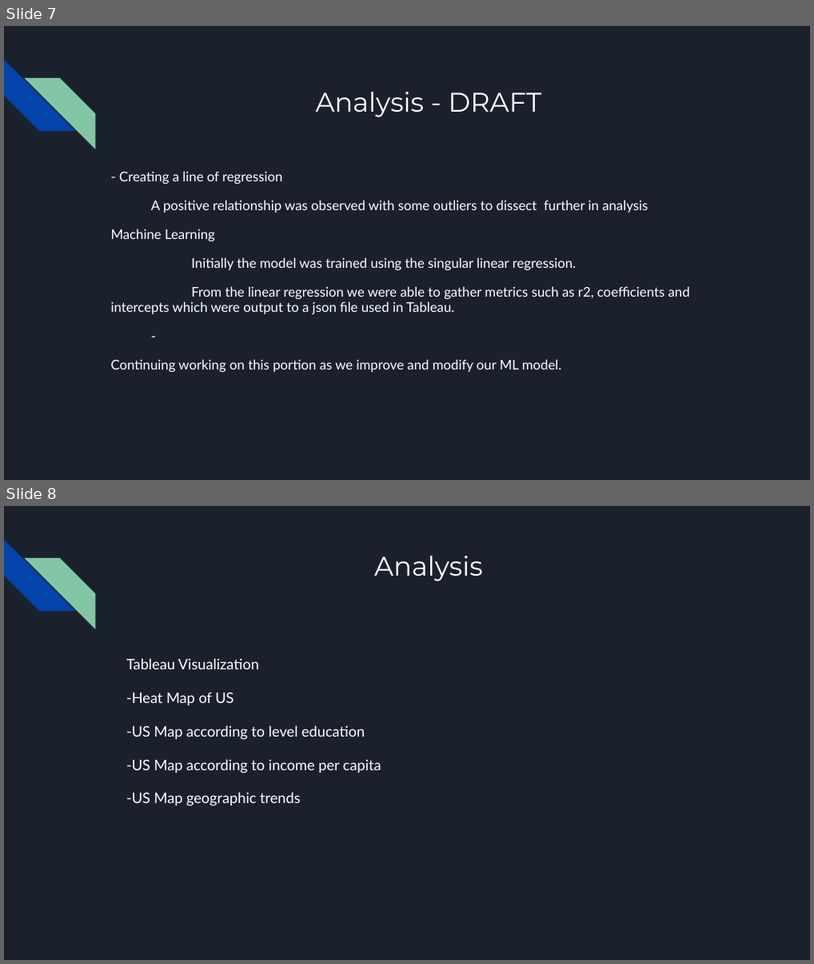
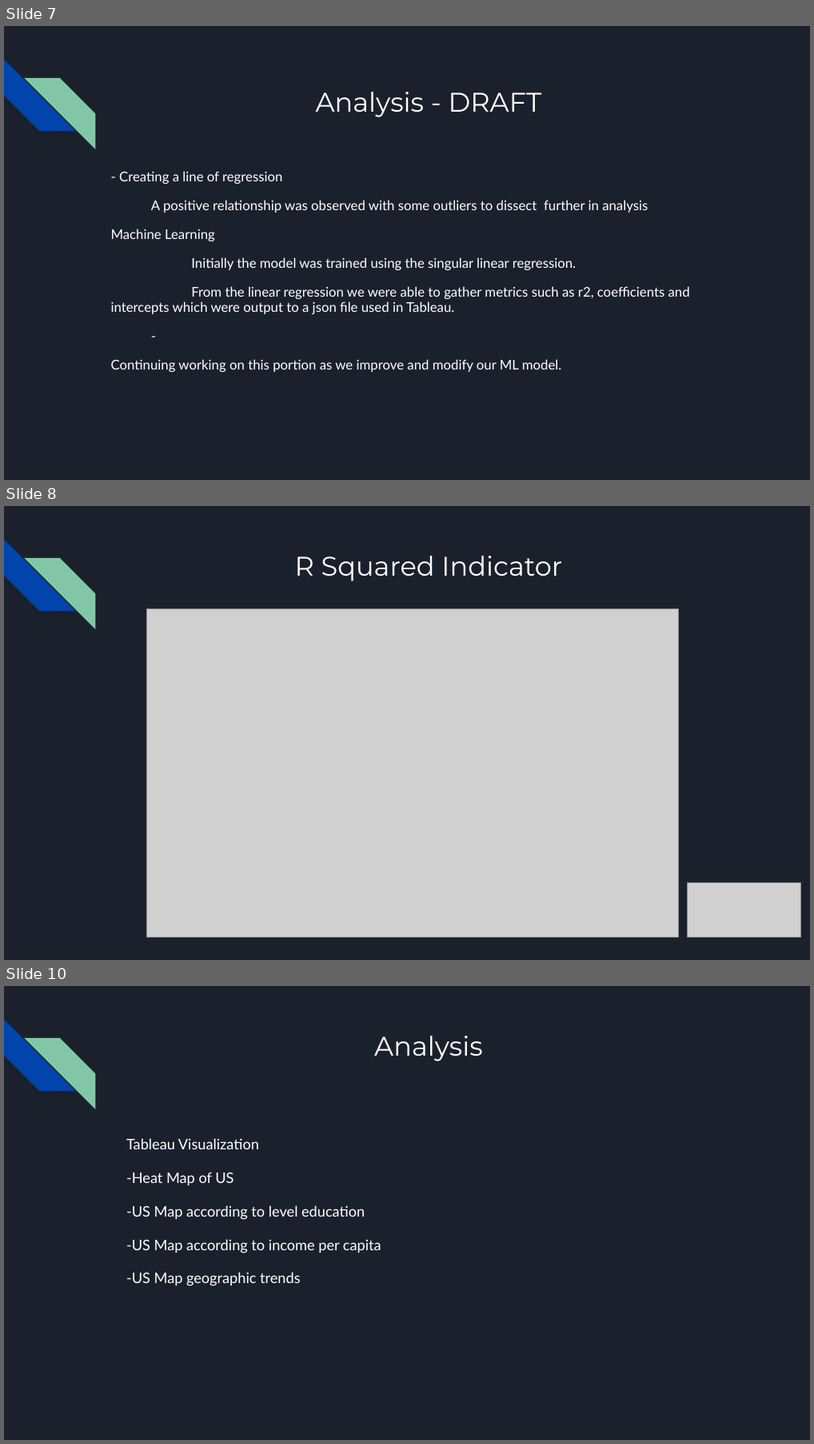
Before and after one commit to VickyCarlson/PCI_Growth, a slide deck: Effect of Educational Attainment on per Capita Growth by State.pptx. Shown one above the other, each under a label of ours: slides 7 and 8 before the commit, slides 7, 8 and 10 after it; the slides between them are not shown. The pictures are 814x964 and 814x1444 pixels, drawn with LibreOffice and Linux fonts; fonts in the diff are those of the drawing; grey boxes stand for pictures. Boxes give left, top, right and bottom in pixels: in the first picture for what was removed or moved away, otherwise in the second. Text is boxed around its words. In the diff, an @@ line names an element or a change of style, - is before the commit and + after.

```diff
--- a/Effect of Educational Attainment on per Capita Growth by State.pptx
+++ b/Effect of Educational Attainment on per Capita Growth by State.pptx
@@ slide 8 added at box(4, 506, 810, 960), background #1B212C; not listed: 2 template elements that a slide beside it also shows @@
@@ title added at box(295, 556, 562, 581), 24 pt, text #FFFFFF @@
+R Squared Indicator
@@ picture added at box(146, 608, 680, 936) @@
@@ picture added at box(688, 883, 801, 936) @@
@@ what was slide 8 is now slide 10 @@
```
Also in this commit, not shown: 1 other slide added, 4 other files.
